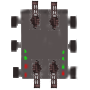
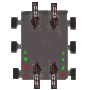
Revision of a layered 90px x 90px image; what changed, layer by layer:
removed layer "Transformation" over [11, 0, 79, 89]
painted on "Background" over [11, 0, 79, 89]
